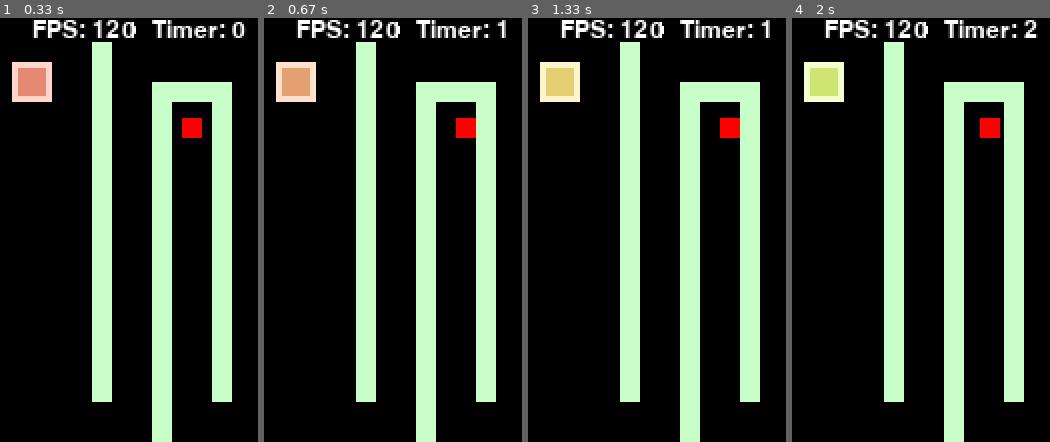
Above: before the commit, frames 1-4 (left to right).
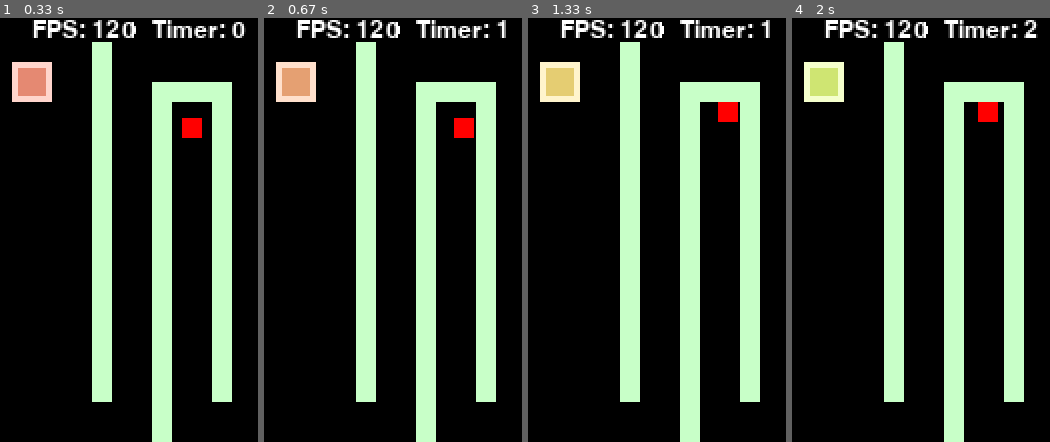
Above: after the commit, the same moments.

Repository: zadeviggers/12dts
Game: pygame game, started from python/maze-game/maze-game.py
Two runs of this game, one before a commit and one after it. Both use one fixed random seed, a clock stepped at 60 frames per second and the inputs below.
Inputs:
- Up to frame 1 (0.33 s): no input
- Up to frame 2 (0.67 s): hold Right from 0.33 s (still down)
- Up to frame 3 (1.33 s): release Right at 0.8 s; hold Up 0.83-1.3 s
- Up to frame 4 (2 s): hold Right 1.33-1.8 s; hold Left from 1.83 s (still down)

Frame 1 is identical in both runs. In frame 2, less than 0.1% of the frame differs, in the area x 73-83%, y 23-29%; in frame 3, 0.6%, in the area x 73-83%, y 19-29%; in frame 4, 0.6%.

Commit message:
fix collisions
Signed-off-by: Zade Viggers <zade.viggers@gmail.com>

Diff:
--- a/python/maze-game/maze-game.py
+++ b/python/maze-game/maze-game.py
@@ -123,7 +123,6 @@
     bottom_does_collide = rect1[1] < rect2_bottom
 
     if left_does_collide and right_does_collide and top_does_collide and bottom_does_collide:
-        print(rect1[1], rect2[1] + rect2[3])
         return True
 
     return False
@@ -615,7 +614,7 @@
                             reset_player_y_position = old_player_y_position
 
                             # Check if resetting the y position would extract the player from the object
-                            if simple_do_two_rects_collide(
+                            if not simple_do_two_rects_collide(
                                 (player_x_position, reset_player_y_position,
                                  game["player_width"], game["player_height"]),
                                 object_rect
@@ -639,7 +638,7 @@
                             reset_player_y_position = old_player_y_position
 
                             # Check if resetting the y position would extract the player from the object
-                            if simple_do_two_rects_collide(
+                            if not simple_do_two_rects_collide(
                                 (player_x_position, reset_player_y_position,
                                  game["player_width"], game["player_height"]),
                                 object_rect
@@ -667,7 +666,7 @@
                             reset_player_x_position = old_player_x_position
 
                             # Check if resetting the X position would extract the player from the object
-                            if simple_do_two_rects_collide(
+                            if not simple_do_two_rects_collide(
                                 (reset_player_x_position, player_y_position,
                                  game["player_width"], game["player_height"]),
                                 object_rect
@@ -690,7 +689,7 @@
                             reset_player_x_position = old_player_x_position
 
                             # Check if resetting the X position would extract the player from the object
-                            if simple_do_two_rects_collide(
+                            if not simple_do_two_rects_collide(
                                 (reset_player_x_position, player_y_position,
                                  game["player_width"], game["player_height"]),
                                 object_rect
